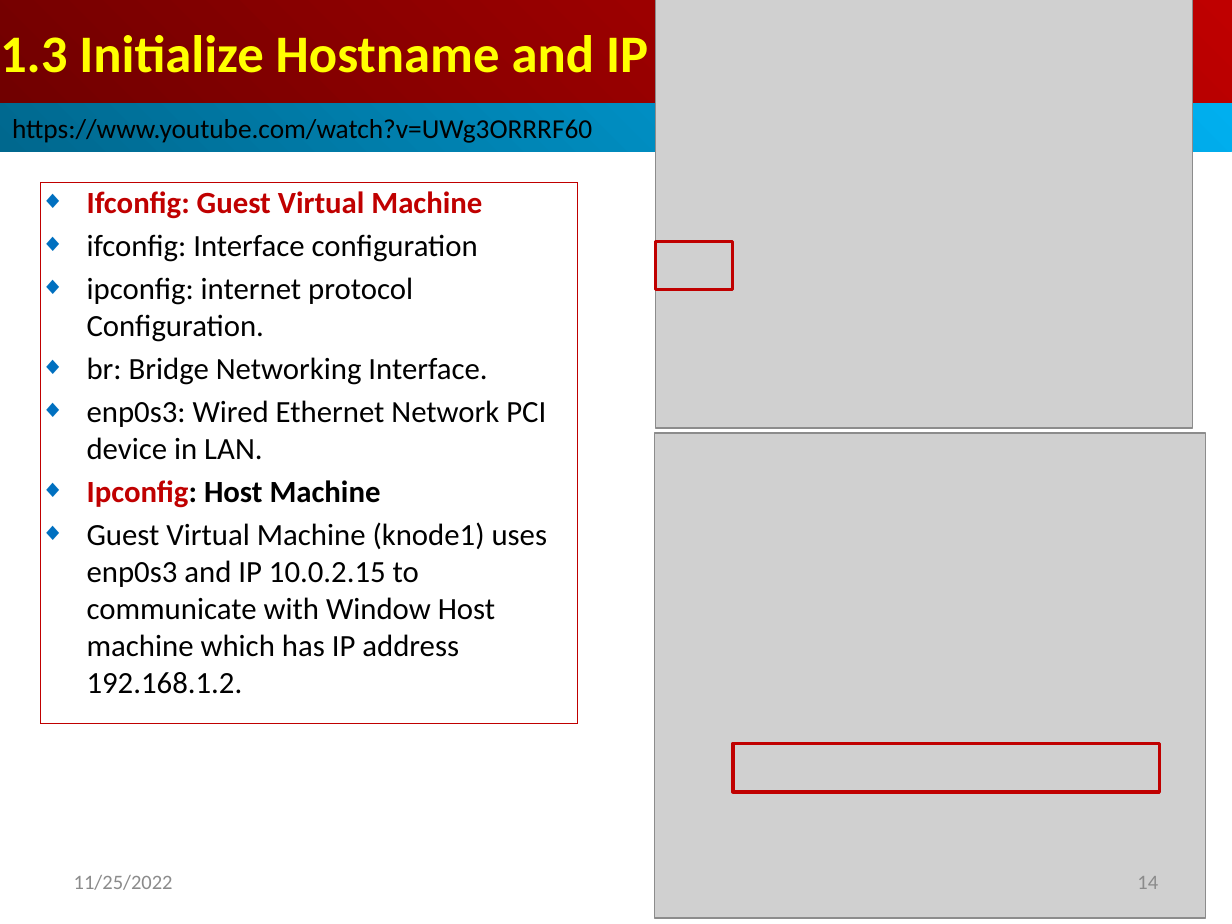
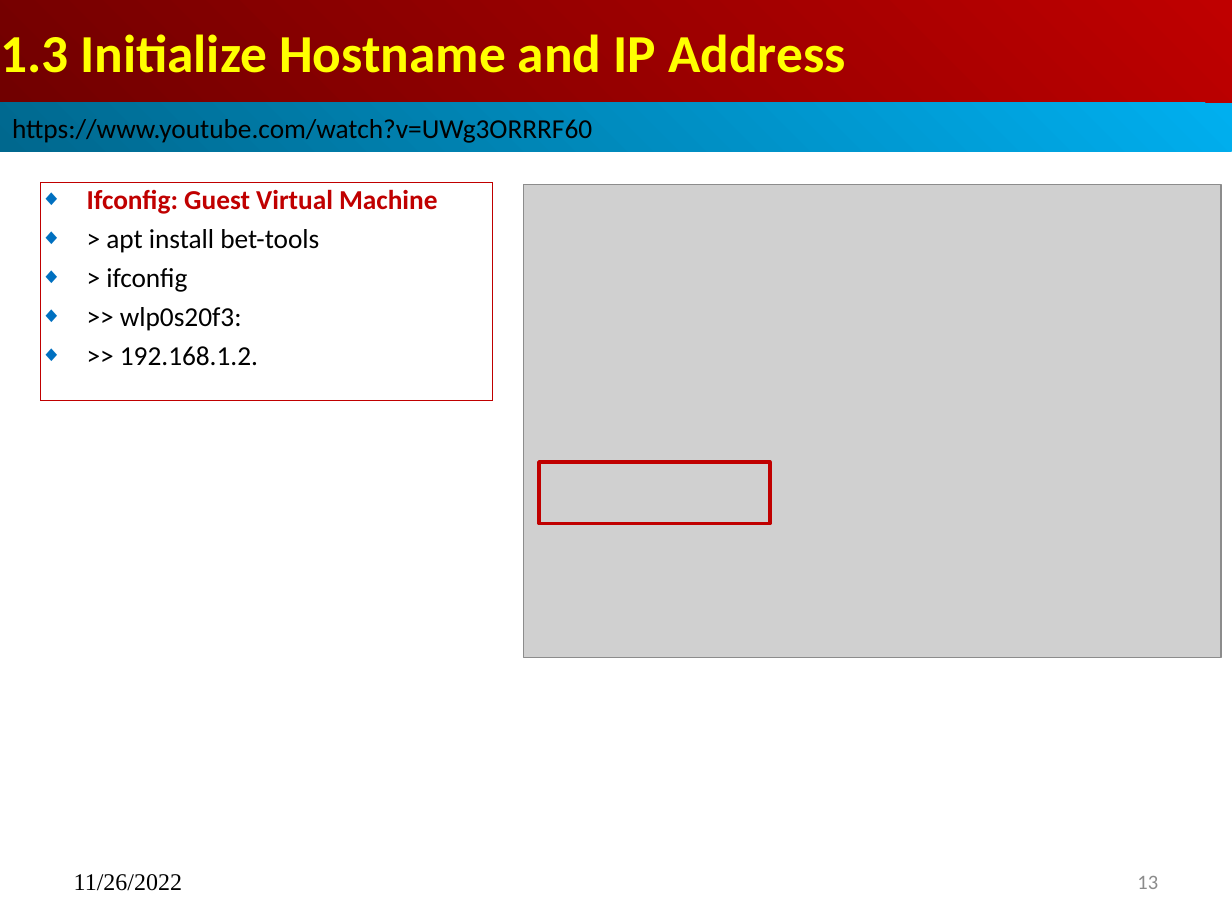
Before and after one commit to peterhchen/900_Kubernetes, a slide deck: slide 13 of 001_01_Install_MS_P02_Slave.pptx (slide 14 before the commit). Drawn at 1232x924 pixels with LibreOffice and Linux fonts; fonts in the diff are those of the drawing; grey boxes stand for pictures. Boxes give left, top, right and bottom in pixels: in the first picture for what was removed or moved away, otherwise in the second. Text is boxed around its words. In the diff, an @@ line names an element or a change of style, - is before the commit and + after.

```diff
--- a/001_01_Install_MS_P02_Slave.pptx
+++ b/001_01_Install_MS_P02_Slave.pptx
@@ title "1.3 Initialize Hostname and IP ..." at <box>0,0,1232,103</box>: size 30.8 to 31.2 pt @@
@@ picture removed at <box>655,0,1193,428</box> @@
@@ subtitle removed at <box>41,182,578,724</box> @@
-◆ Ifconfig: Guest Virtual Machine
-◆ ifconfig: Interface configuration
-◆ ipconfig: internet protocol Configuration.
-◆ br: Bridge Networking Interface.
-◆ enp0s3: Wired Ethernet Network PCI device in LAN.
-◆ Ipconfig: Host Machine
-◆ Guest Virtual Machine (knode1) uses enp0s3 and IP 10.0.2.15 to communicate with Window Host machine which has IP address 192.168.1.2.
@@ subtitle added at <box>41,182,493,400</box>, outline #C00000 0 pt, 16 pt, text #000000 @@
+◆ Ifconfig: Guest Virtual Machine
+◆ > apt install bet-tools
+◆ > ifconfig
+◆ >> wlp0s20f3:
+◆ >> 192.168.1.2.
@@ picture added at <box>524,185,1221,658</box> @@
@@ rectangle removed at <box>655,241,733,290</box> @@
@@ picture removed at <box>654,432,1205,918</box> @@
@@ rectangle added at <box>538,462,770,524</box>, outline #C00000 2 pt @@
@@ rectangle removed at <box>733,743,1159,791</box> @@
@@ text at <box>74,874,182,891</box>: text changed; size 12 to 14 pt; font Calibri to Times New Roman; text colour #8B8B8B to #000000 @@
-11/25/2022
+11/26/2022
@@ page number at <box>1137,876,1158,889</box>: text changed @@
-14
+13
```
Also in this commit, not shown: 27 other slides changed, 3 slides removed, 1 other file.
